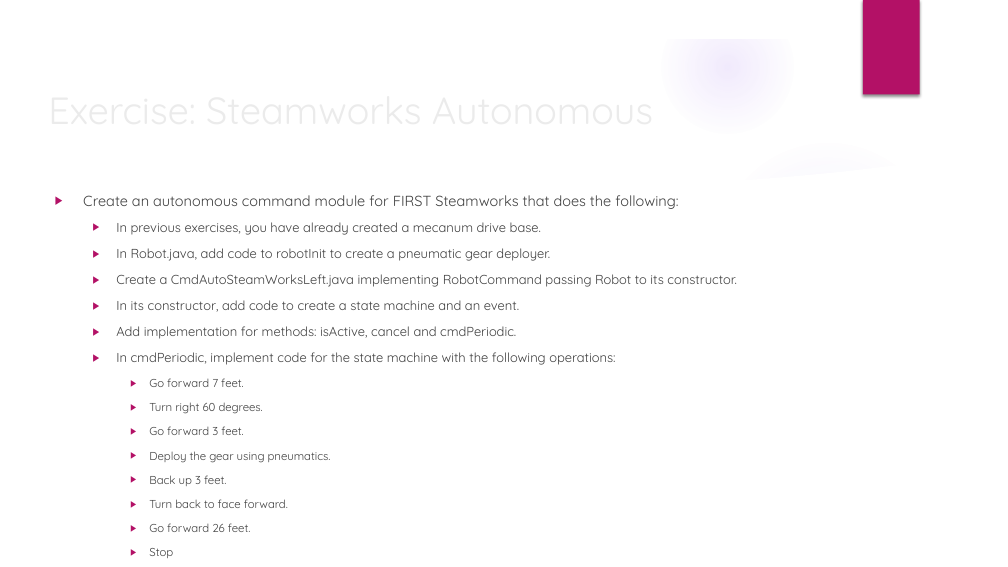
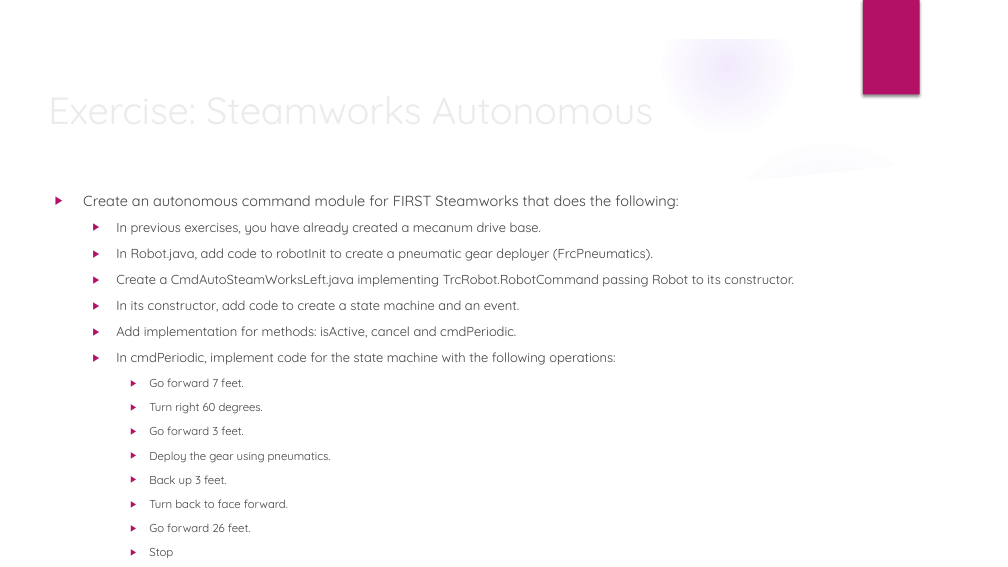
Before and after one commit to trc492/FrcProgrammingClass, a slide deck: slide 9 of Lessons/7-Autonomous.pptx. Drawn at 1008x567 pixels with LibreOffice and Linux fonts; fonts in the diff are those of the drawing; background and template pictures are left out. Boxes give left, top, right and bottom in pixels: in the first picture for what was removed or moved away, otherwise in the second. Text is boxed around its words. In the diff, an @@ line names an element or a change of style, - is before the commit and + after.

Commit message:
Updated autonomous and vision.

```diff
--- a/Lessons/7-Autonomous.pptx
+++ b/Lessons/7-Autonomous.pptx
@@ text at <box>116,248,793,287</box>: text changed @@
-  ▶ In Robot.java, add code to robotInit to create a pneumatic gear deployer.
-  ▶ Create a CmdAutoSteamWorksLeft.java implementing RobotCommand passing Robot to its constructor.
+  ▶ In Robot.java, add code to robotInit to create a pneumatic gear deployer (FrcPneumatics).
+  ▶ Create a CmdAutoSteamWorksLeft.java implementing TrcRobot.RobotCommand passing Robot to its constructor.
```
Also in this commit, not shown: 2 other slides changed, 4 slides added, 2 other files.
